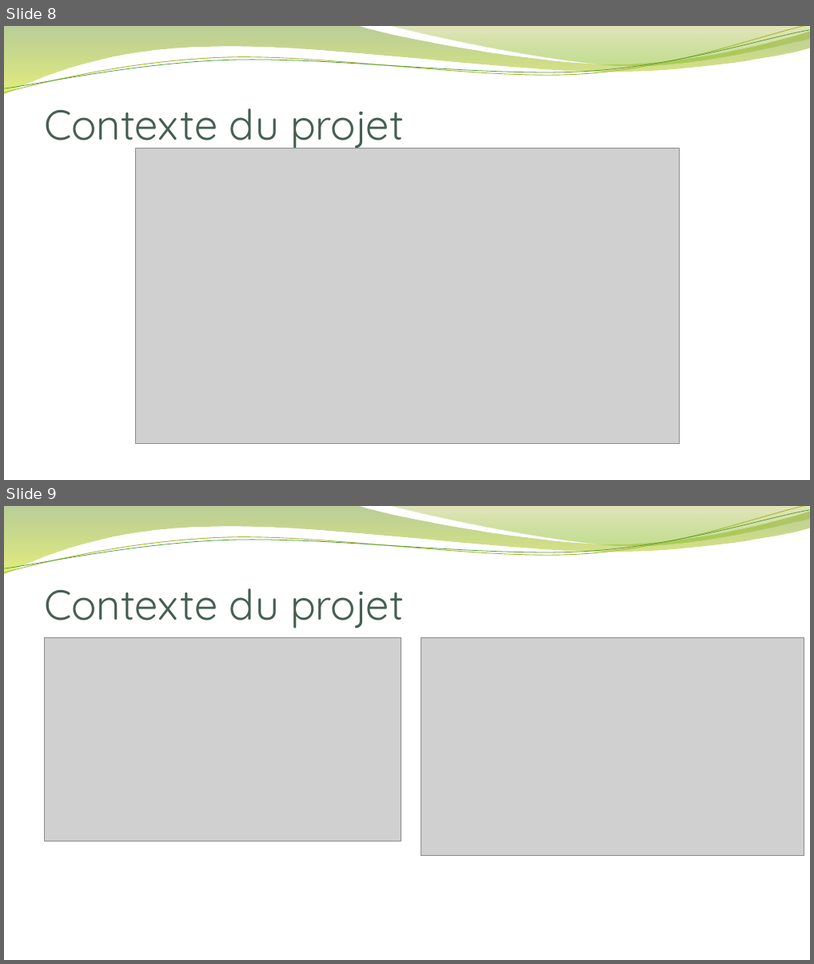
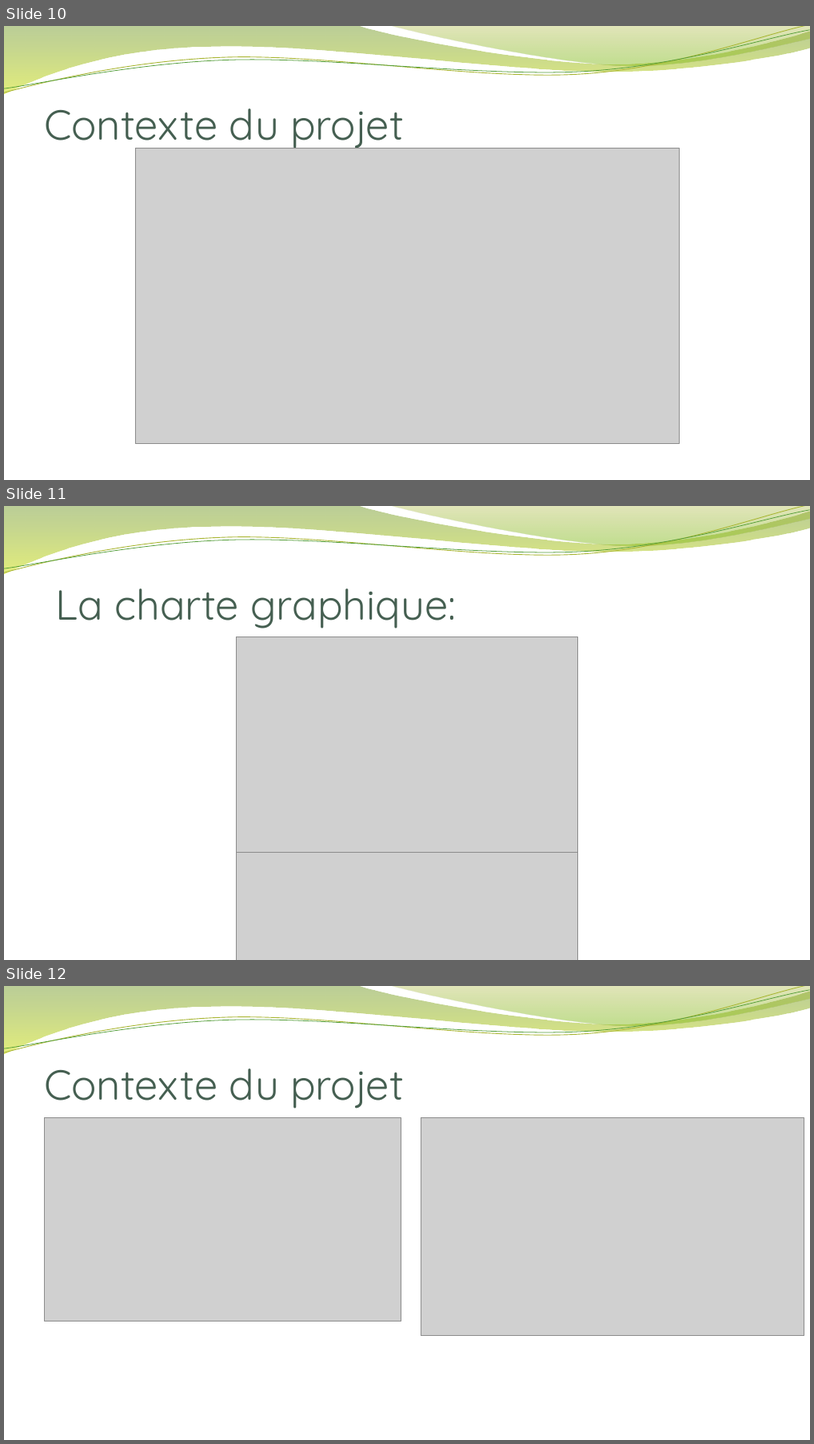
Before and after one commit to AceTBan/ProjetFilRouge, a slide deck: Présentation du titre pro/Dossier Professionnel v1.pptx. Shown one above the other, each under a label of ours: slides 8 and 9 before the commit, slides 10, 11 and 12 after it. The pictures are 814x964 and 814x1444 pixels, drawn with LibreOffice and Linux fonts; fonts in the diff are those of the drawing; grey boxes stand for pictures; background and template pictures are left out. Boxes give left, top, right and bottom in pixels: in the first picture for what was removed or moved away, otherwise in the second. Text is boxed around its words. In the diff, an @@ line names an element or a change of style, - is before the commit and + after.

```diff
--- a/Présentation du titre pro/Dossier Professionnel v1.pptx
+++ b/Présentation du titre pro/Dossier Professionnel v1.pptx
@@ slide 11 added at [4, 506, 810, 960], background picture (left out); not listed: 4 template elements that a slide beside it also shows @@
@@ text added at [56, 588, 456, 628], 50 pt, text #455F51 @@
+La charte graphique:
@@ picture added at [237, 636, 578, 884] @@
@@ picture added at [236, 852, 578, 960] @@
@@ what was slide 8 is now slide 10 @@
@@ what was slide 9 is now slide 12 @@
```
Also in this commit, not shown: 2 other slides added, 8 slides removed, 1 other file.
